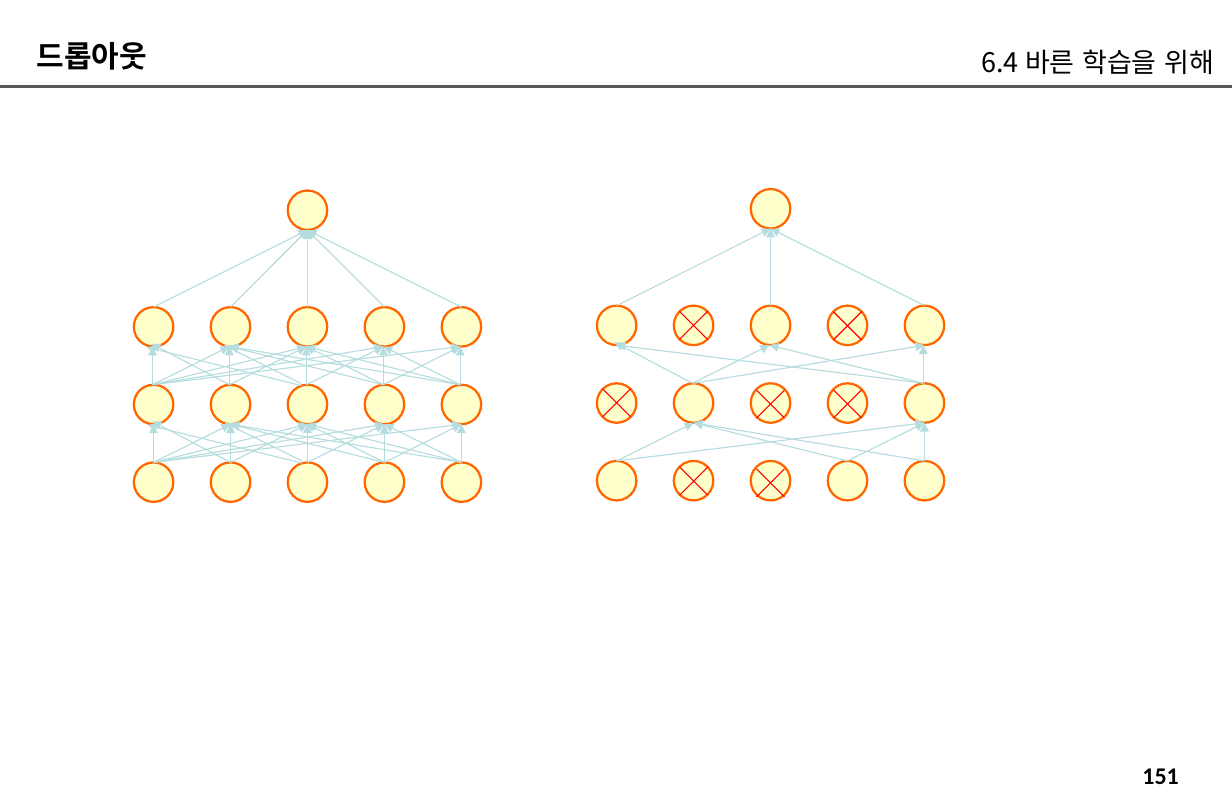
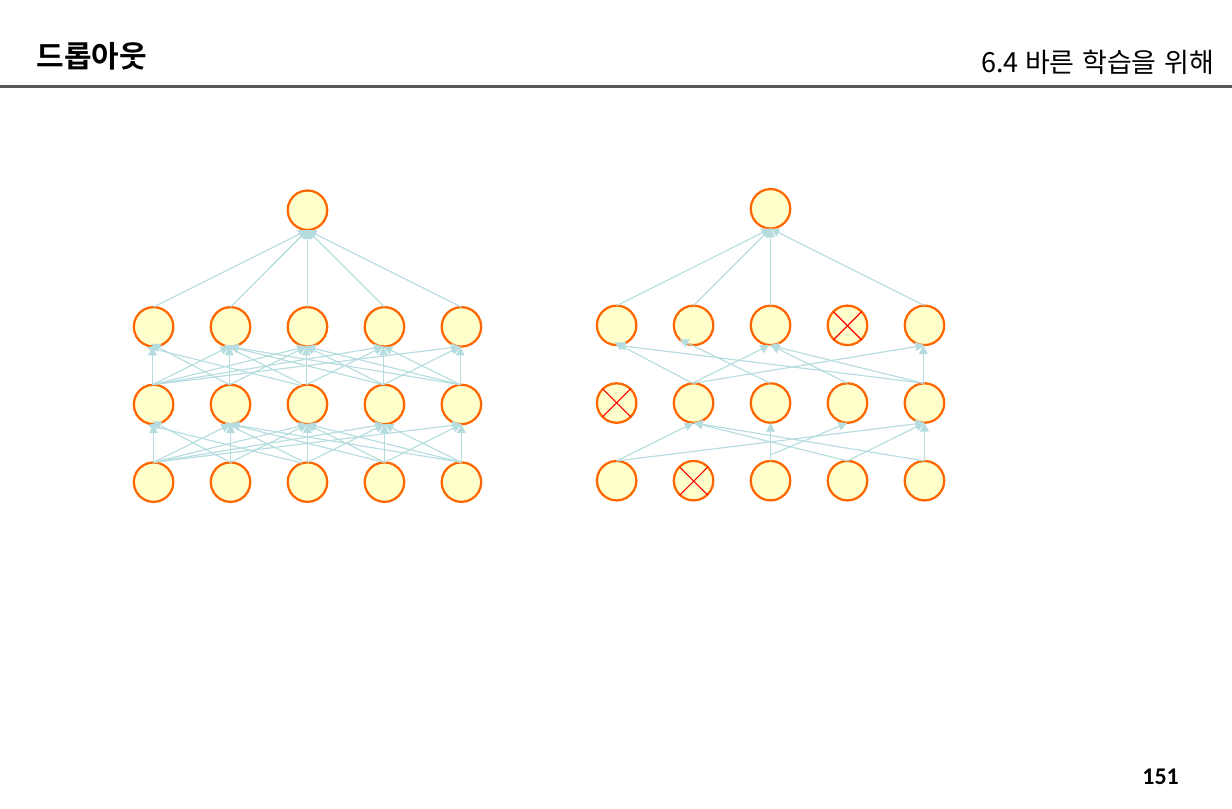
Before and after one commit to imguru-mooc/deep_learning_nlp, a slide deck: slide 151 of 인공지능_자연어처리_2_판서.pptx. Drawn at 1232x809 pixels with LibreOffice and Linux fonts; fonts in the diff are those of the drawing. Boxes give left, top, right and bottom in pixels: in the first picture for what was removed or moved away, otherwise in the second. Text is boxed around its words. In the diff, an @@ line names an element or a change of style, - is before the commit and + after.

```diff
--- a/인공지능_자연어처리_2_판서.pptx
+++ b/인공지능_자연어처리_2_판서.pptx
@@ arrow added from (694, 305) to (770, 229), #B6DCDF 0.75 pt @@
@@ line removed from (708, 312) to (680, 340) @@
@@ line removed from (708, 340) to (680, 312) @@
@@ arrow added from (770, 383) to (680, 340), #B6DCDF 0.75 pt @@
@@ arrow added from (848, 383) to (770, 345), #B6DCDF 0.75 pt @@
@@ line removed from (861, 389) to (834, 417) @@
@@ line removed from (861, 417) to (834, 389) @@
@@ line removed from (784, 391) to (756, 419) @@
@@ line removed from (784, 419) to (756, 391) @@
@@ arrow added from (770, 461) to (770, 423), #B6DCDF 0.75 pt @@
@@ arrow added from (770, 455) to (848, 423), #B6DCDF 0.75 pt @@
@@ line removed from (784, 469) to (756, 497) @@
@@ line removed from (784, 497) to (756, 469) @@
```
Also in this commit, not shown: 2 other slides changed, 16 slides added.
